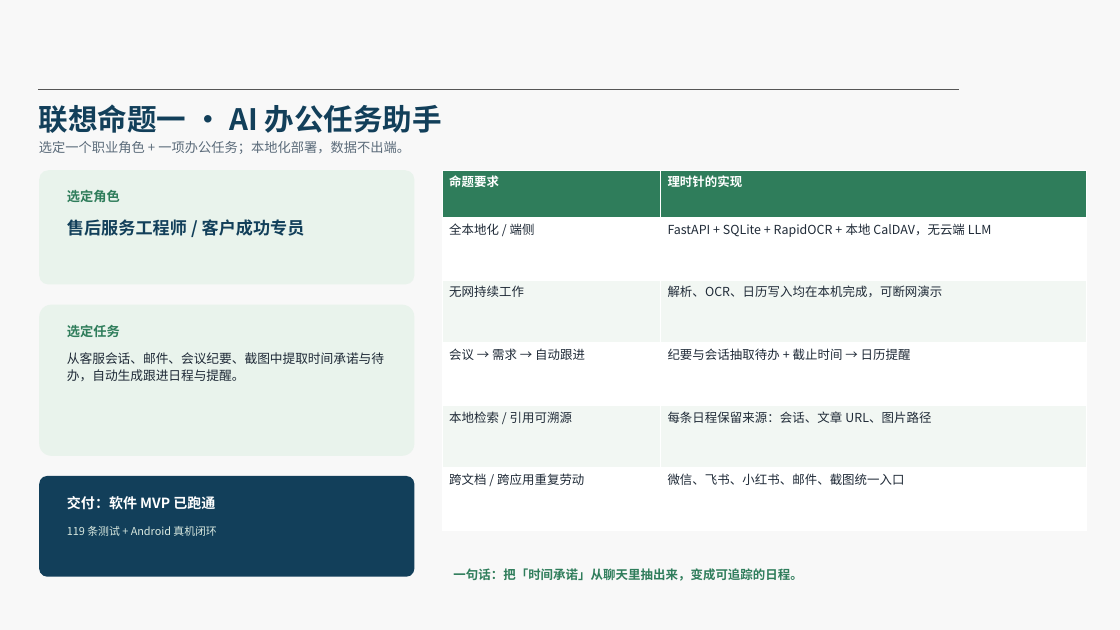
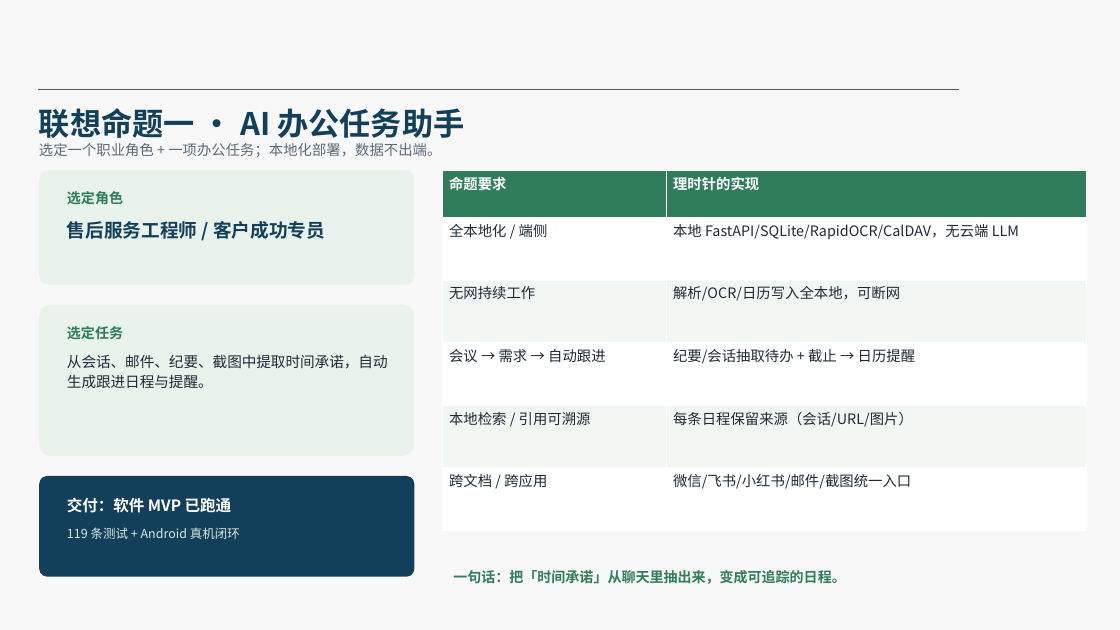
Before and after one commit to murasame9877/lishizhen, a slide deck: slide 3 of docs/2026SDG-Pitch-理时针.pptx. Drawn at 1120x630 pixels with LibreOffice and Linux fonts; fonts in the diff are those of the drawing; background and template pictures are left out. Boxes give left, top, right and bottom in pixels: in the first picture for what was removed or moved away, otherwise in the second. Text is boxed around its words. In the diff, an @@ line names an element or a change of style, - is before the commit and + after.

```diff
--- a/docs/2026SDG-Pitch-理时针.pptx
+++ b/docs/2026SDG-Pitch-理时针.pptx
@@ text "联想命题一 · AI 办公任务助手" at bbox=[39, 108, 464, 138]: size 19 to 20 pt; line spacing 1.1 to 1.18 @@
@@ text "选定一个职业角色 + 一项办公任务；本地化部署，数据不出端。" at bbox=[39, 143, 441, 157]: size 8.5 to 9.2 pt; line spacing 1.1 to 1.18 @@
@@ table at bbox=[442, 170, 1086, 531] @@
-row 2, column 2: FastAPI + SQLite + RapidOCR + 本地 CalDAV，无云端 LLM
+row 2, column 2: 本地 FastAPI/SQLite/RapidOCR/CalDAV，无云端 LLM
-row 3, column 2: 解析、OCR、日历写入均在本机完成，可断网演示
+row 3, column 2: 解析/OCR/日历写入全本地，可断网
-row 4, column 2: 纪要与会话抽取待办 + 截止时间 → 日历提醒
+row 4, column 2: 纪要/会话抽取待办 + 截止 → 日历提醒
-row 5, column 2: 每条日程保留来源：会话、文章 URL、图片路径
+row 5, column 2: 每条日程保留来源（会话/URL/图片）
-row 6, column 1: 跨文档 / 跨应用重复劳动
+row 6, column 1: 跨文档 / 跨应用
-row 6, column 2: 微信、飞书、小红书、邮件、截图统一入口
+row 6, column 2: 微信/飞书/小红书/邮件/截图统一入口
@@ size 8 to 9.2 pt in "命题要求", "理时针的实现", "全本地化 / 端侧", "无网持续工作" and 2 more places @@
@@ text "选定角色" at bbox=[67, 191, 123, 204]: size 8.5 to 9 pt; line spacing 1.1 to 1.18 @@
@@ text "售后服务工程师 / 客户成功专员" at bbox=[67, 221, 325, 239]: size 11 to 12 pt; line spacing 1.1 to 1.18 @@
@@ text "选定任务" at bbox=[67, 326, 123, 339]: size 8.5 to 9 pt; line spacing 1.1 to 1.18 @@
@@ text at bbox=[67, 354, 388, 388]: text changed; size 8.2 to 9.4 pt @@
-从客服会话、邮件、会议纪要、截图中提取时间承诺与待办，自动生成跟进日程与提醒。
+从会话、邮件、纪要、截图中提取时间承诺，自动生成跟进日程与提醒。
@@ text "交付：软件 MVP 已跑通" at bbox=[67, 497, 232, 513]: size 9 to 10 pt; line spacing 1.1 to 1.18 @@
@@ text "119 条测试 + Android 真机闭环" at bbox=[67, 527, 240, 539]: size 7 to 8 pt; line spacing 1.1 to 1.18 @@
@@ text "一句话：把「时间承诺」从聊天里抽出来，变成可追踪的日程。" at bbox=[453, 570, 845, 584]: size 8 to 9 pt; line spacing 1.1 to 1.18 @@
```
Also in this commit, not shown: 15 other slides changed, 1 slide added, 3 other files.
